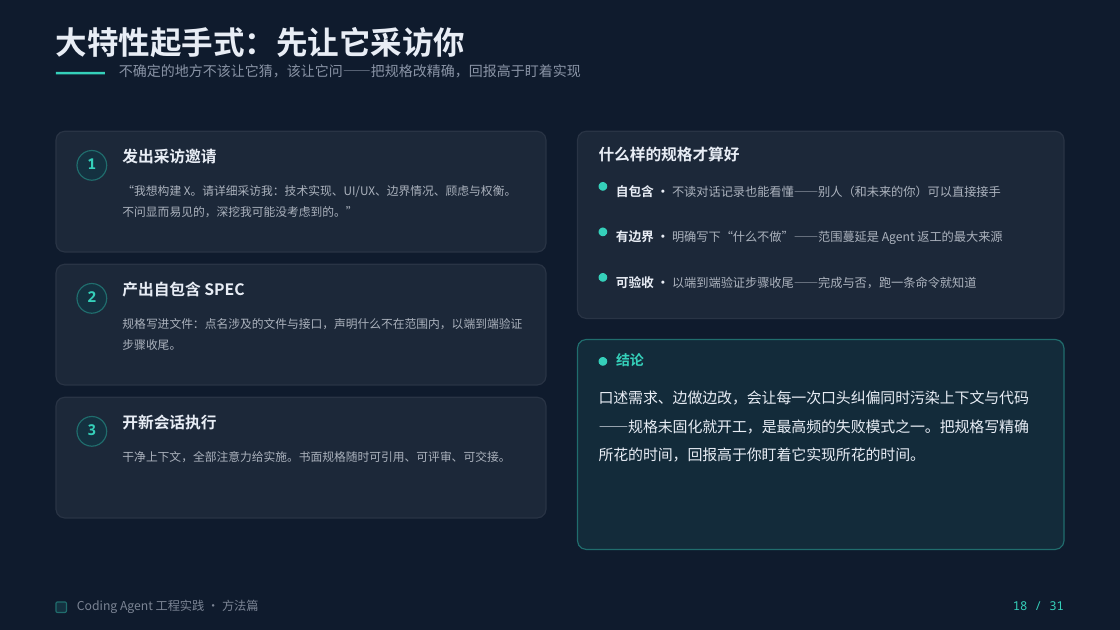
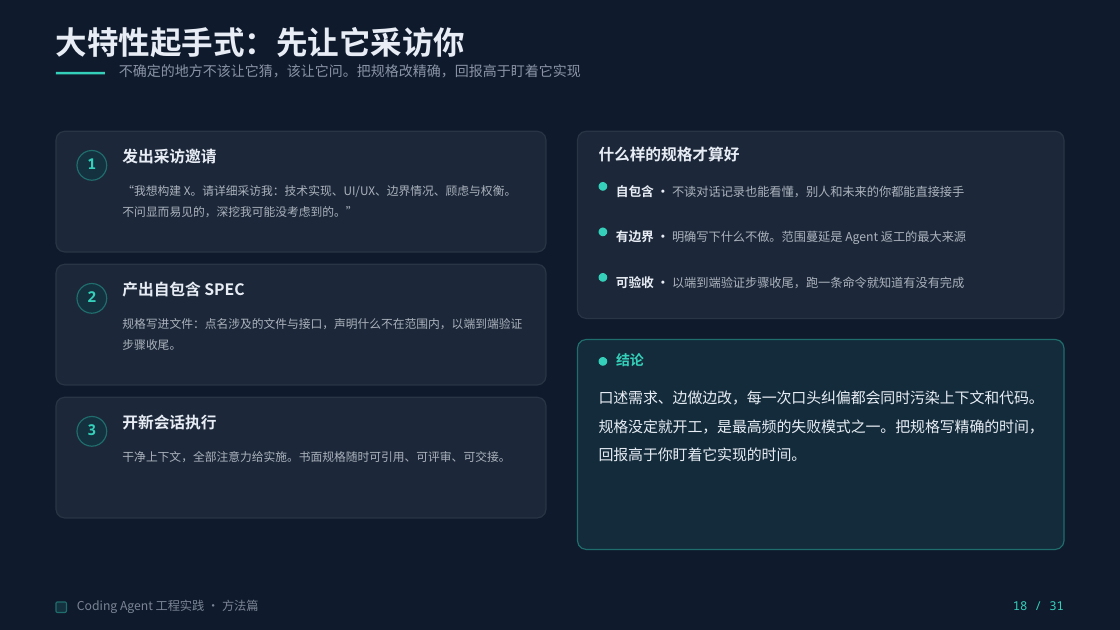
Before and after one commit to Yqghlx/AI_Learn, a slide deck: slide 18 of Coding Agent 实战指南/Coding Agent 工程实践（通用版）.pptx. Drawn at 1120x630 pixels with LibreOffice and Linux fonts; fonts in the diff are those of the drawing. Boxes give left, top, right and bottom in pixels: in the first picture for what was removed or moved away, otherwise in the second. Text is boxed around its words. In the diff, an @@ line names an element or a change of style, - is before the commit and + after.

```diff
--- a/Coding Agent 实战指南/Coding Agent 工程实践（通用版）.pptx
+++ b/Coding Agent 实战指南/Coding Agent 工程实践（通用版）.pptx
@@ text at (119,64,581,77): text changed @@
-不确定的地方不该让它猜，该让它问——把规格改精确，回报高于盯着实现
+不确定的地方不该让它猜，该让它问。把规格改精确，回报高于盯着它实现
@@ text at (616,185,964,197): text changed @@
-自包含 · 不读对话记录也能看懂——别人（和未来的你）可以直接接手
+自包含 · 不读对话记录也能看懂，别人和未来的你都能直接接手
@@ text at (616,230,966,244): text changed @@
-有边界 · 明确写下“什么不做”——范围蔓延是 Agent 返工的最大来源
+有边界 · 明确写下什么不做。范围蔓延是 Agent 返工的最大来源
@@ text at (616,276,964,288): text changed @@
-可验收 · 以端到端验证步骤收尾——完成与否，跑一条命令就知道
+可验收 · 以端到端验证步骤收尾，跑一条命令就知道有没有完成
@@ text at (599,390,1044,462): text changed @@
-口述需求、边做边改，会让每一次口头纠偏同时污染上下文与代码——规格未固化就开工，是最高频的失败模式之一。把规格写精确所花的时间，回报高于你盯着它实现所花的时间。
+口述需求、边做边改，每一次口头纠偏都会同时污染上下文和代码。规格没定就开工，是最高频的失败模式之一。把规格写精确的时间，回报高于你盯着它实现的时间。
```
Also in this commit, not shown: 27 other slides changed, 5 other files.
